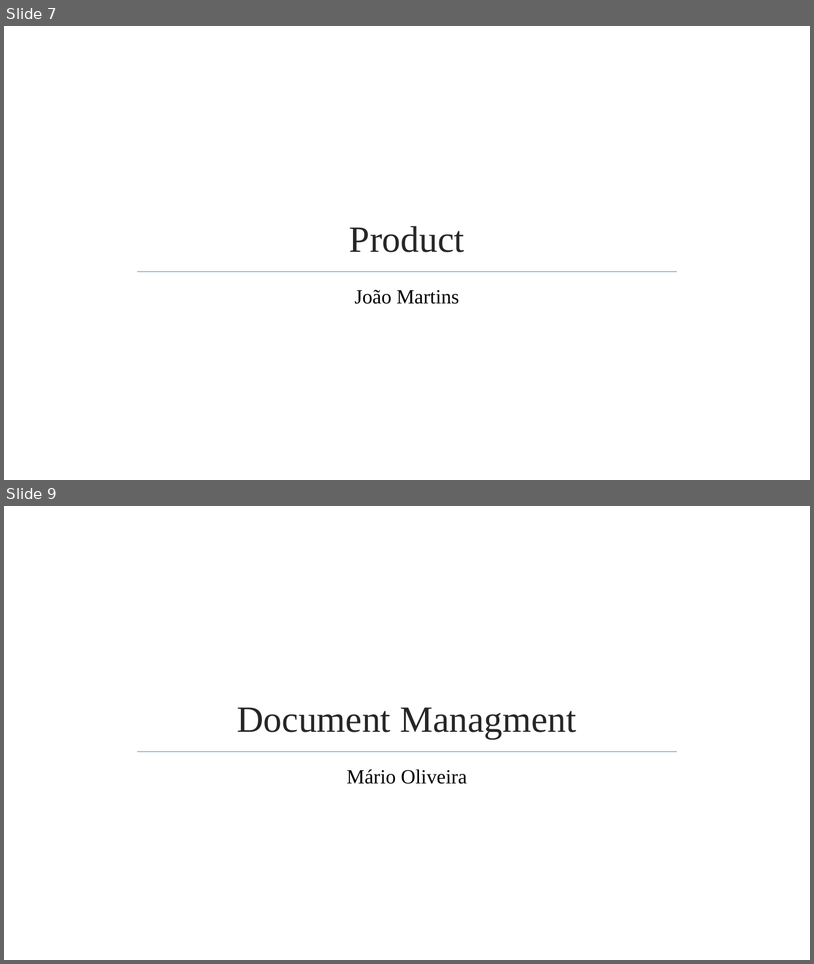
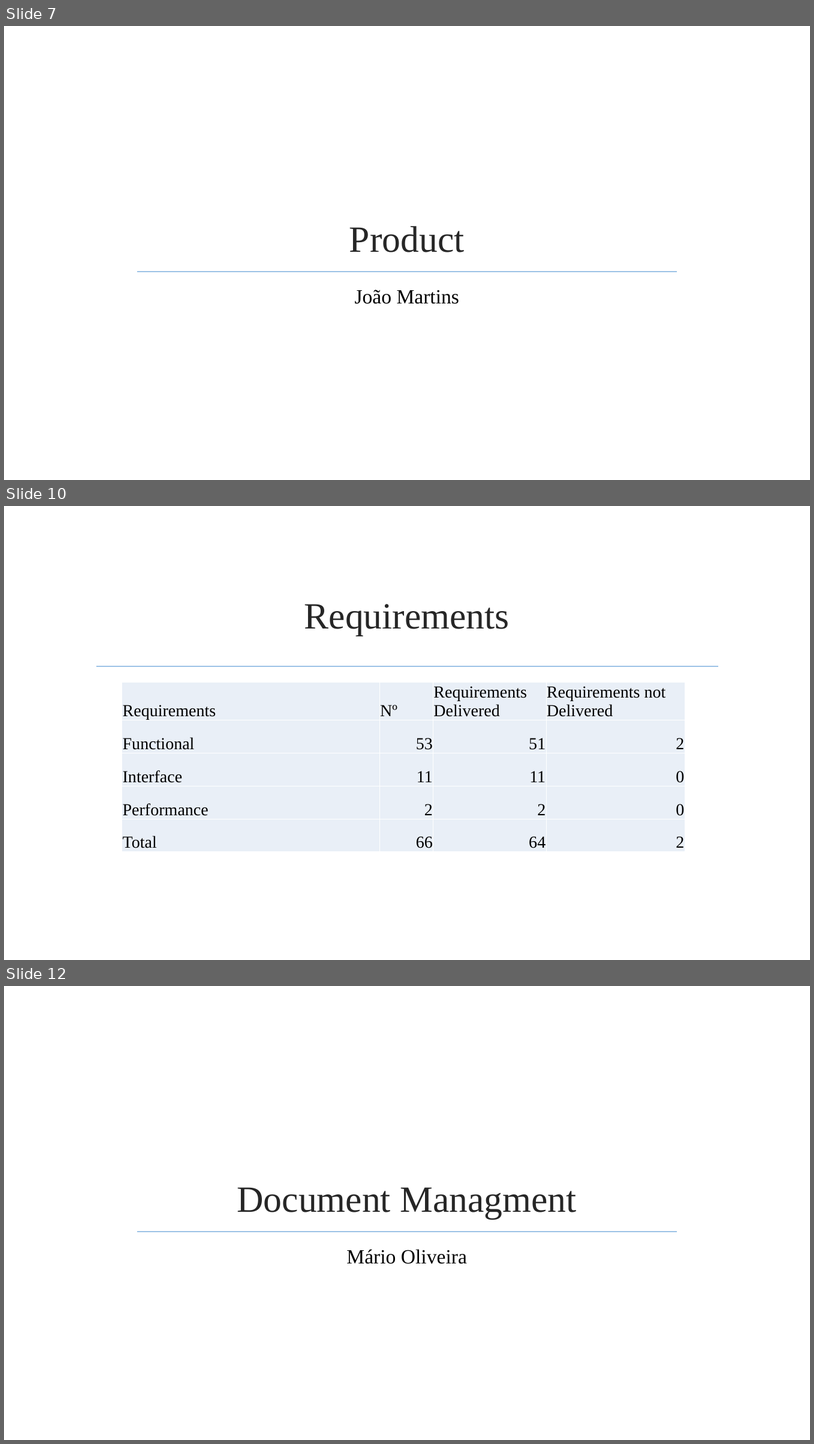
Before and after one commit to jmgirao/projetosoftware1213, a slide deck: Final Presentation/Presentation.pptx. Shown one above the other, each under a label of ours: slides 7 and 9 before the commit, slides 7, 10 and 12 after it; the slides between them are not shown. The pictures are 814x964 and 814x1444 pixels, drawn with LibreOffice and Linux fonts; fonts in the diff are those of the drawing; background and template pictures are left out. Boxes give left, top, right and bottom in pixels: in the first picture for what was removed or moved away, otherwise in the second. Text is boxed around its words. In the diff, an @@ line names an element or a change of style, - is before the commit and + after.

```diff
--- a/Final Presentation/Presentation.pptx
+++ b/Final Presentation/Presentation.pptx
@@ slide 10 added at bbox=[4, 506, 810, 960], background picture (left out) @@
@@ title added at bbox=[305, 604, 510, 636], 44 pt, text #262626 @@
+Requirements
@@ line added from (96, 666) to (719, 666), #9DC3E6 1.25 pt @@
@@ table added at bbox=[122, 682, 685, 855], 5 rows, 4 columns @@
+Requirements | Nº | Requirements Delivered | Requirements not Delivered
+Functional | 53 | 51 | 2
+Interface | 11 | 11 | 0
+Performance | 2 | 2 | 0
+Total | 66 | 64 | 2
@@ what was slide 9 is now slide 12 @@
```
Also in this commit, not shown: 2 other slides added.
